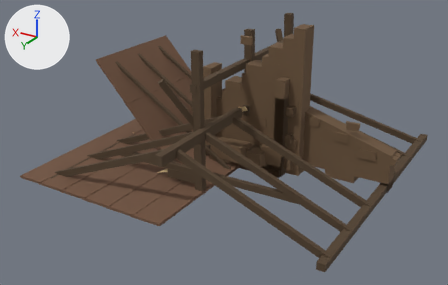
A saved change to the Blender file source_assets/blender/architecture/SM_Farm_Ruins.blend.
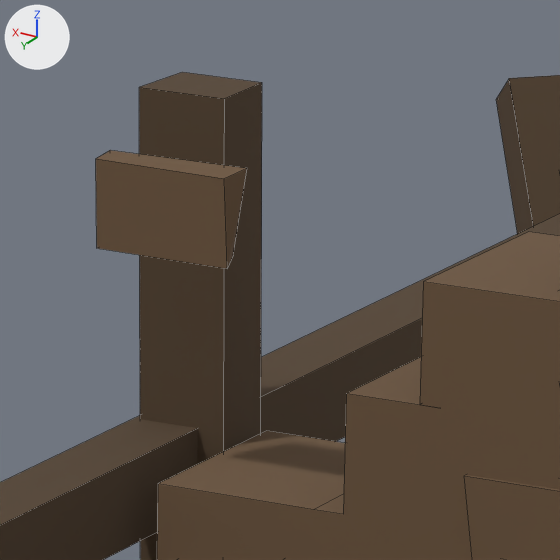
There are two pictures of each version: one whole from a camera (50 mm lens) standing at (-5.97, 11.1, 5.82) and looking at (0.33, 0.6, 0.56), one close up on the part from 52% to 63% of the width and 8% to 25% of the height. Lighting does not change. The marker at upper left points along +X, +Y and +Z. The first two pictures are the older version. The close-ups show mesh edges as thin lines.

In view in the first close-up: 'SM_Farm_InteriorFrame', 'SM_Farm_WallBreak_North'.
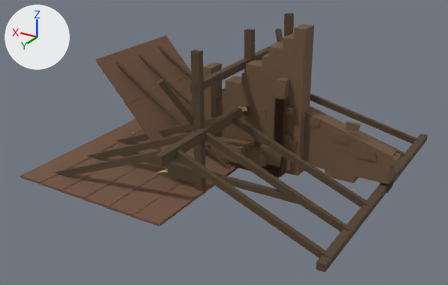
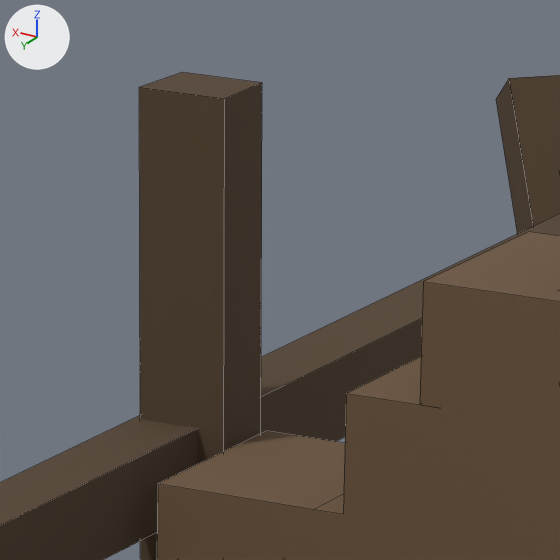
Changed parts and their boxes [x1, y1, x2, y2] in the close-ups (560 x 560 px; the box of a moved part takes in the faces that stretch with it):
'SM_Farm_WallBreak_North', reshaped
    before: [96, 150, 560, 560]
    after: [157, 232, 560, 560]
part 1 of me_sm_farm_wallbreak_north, moved or reshaped (not visible afterwards)
    before: [96, 150, 247, 269]
part 2 of me_sm_farm_wallbreak_north, moved or reshaped (not visible afterwards)
    before: [464, 475, 560, 560]

What changed in the scene script:
```text
Change me_sm_farm_wallbreak_north:
    used by ob_sm_farm_wallbreak_north; location = (0.0, 0.0, 0.0)
    verts and faces of me_sm_farm_wallbreak_north; kept vertices keep their numbers, new ones are numbered from 142
    before: 110 (-0.82, 0.15, 2.19), 111 (-0.59, 0.15, 2.19), 112 (-0.59, 0.21, 2.2), 113 (-0.81, 0.21, 2.2), 114 (-0.81, 0.15, 2.36)
    before: 115 (-0.58, 0.15, 2.35), 116 (-0.57, 0.21, 2.35) at pixel (464, 475), 117 (-0.84, 0.21, 2.35), 126 (-1.22, 0.15, 1.54), 127 (-0.89, 0.15, 1.54)
    before: 128 (-0.9, 0.21, 1.54), 129 (-1.19, 0.21, 1.54), 130 (-1.18, 0.15, 1.71), 131 (-0.92, 0.15, 1.71), 132 (-0.93, 0.21, 1.72)
    before: 133 (-1.17, 0.21, 1.72)
    remove me_sm_farm_wallbreak_north.from_pydata(...)  # 142 vertices, 93 faces; spans x -1.25..1.35, y -0.29..0.26, z 0.0..3.12
    add me_sm_farm_wallbreak_north.from_pydata(...)  # 150 vertices, 99 faces; spans x -1.26..1.35, y -0.29..0.26, z 0.0..3.12
    me_sm_farm_wallbreak_north part 1: the loose piece of 8 vertices spanning x -0.1..0.18, y 0.15..0.21, z 2.66..2.82 is moved by (-1.16, 0.0, -0.13)
    me_sm_farm_wallbreak_north part 2
    add for i in [110, 111, 113, 115, 116, 117]: verts[i] += (0.0, 0.0, -0.41)
    add for i in [*range(126, 134)]: verts[i] += (0.0, 0.0, -0.34)
    add verts[112] = (-0.59, 0.21, 1.78)  # moved
    add verts[114] = (-0.81, 0.15, 1.94)  # moved
    other edits to the shape of me_sm_farm_wallbreak_north do not show in these pictures
```
